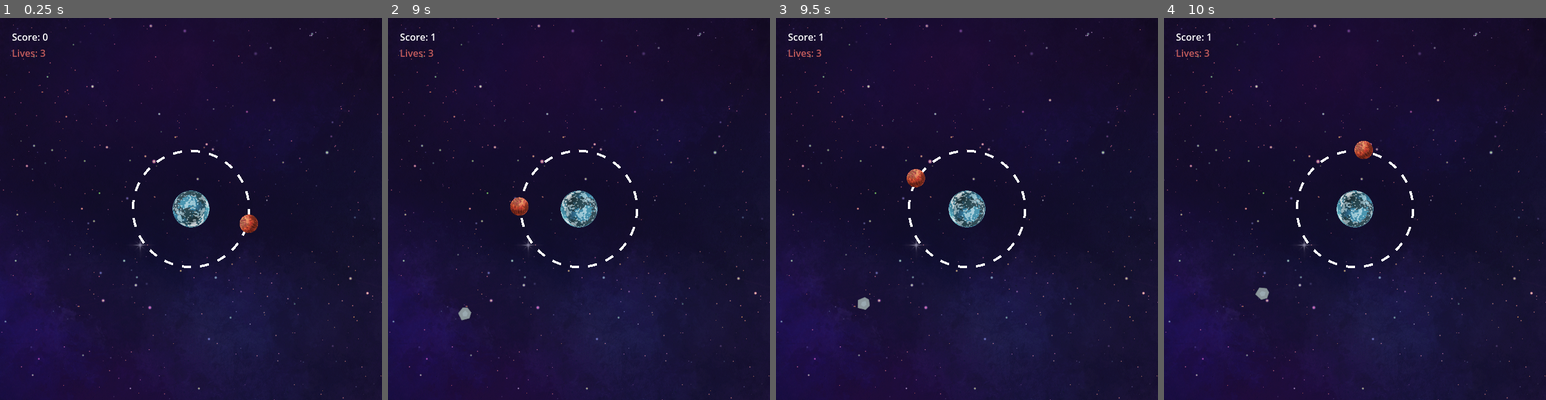
Above: before the commit, frames 1-4 (left to right).
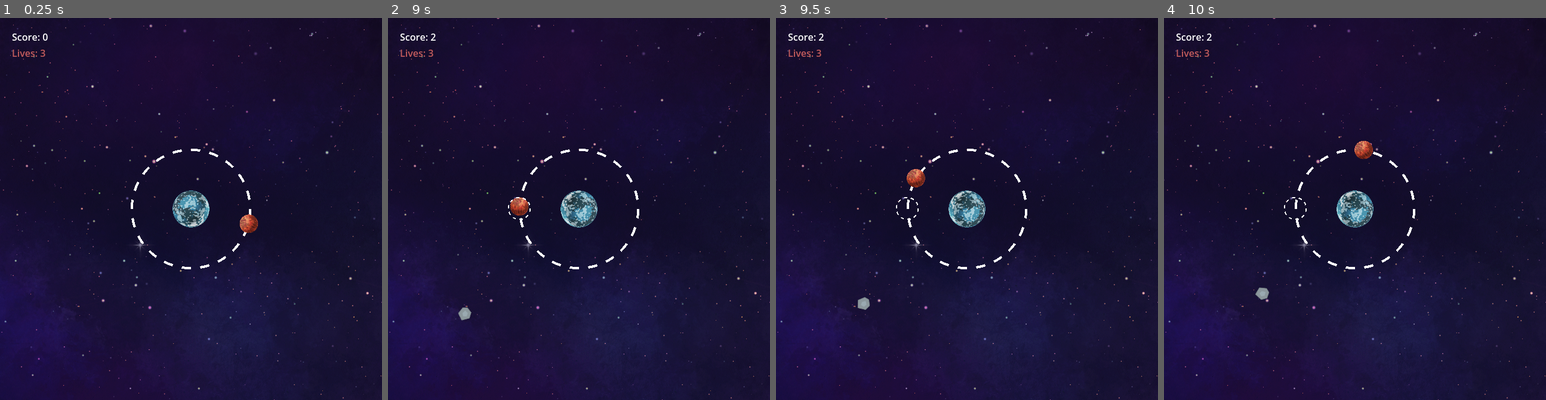
Above: after the commit, the same moments.

Repository: frostblooded/godot_wild_jam_83
Game: Godot game, scene res://scenes/main.tscn
Same seed, same stepped clock (60 frames per second), same inputs: the game is played once before the commit and once after it. The engine's default icon, where the game draws it, is replaced by a stand-in: a white triangle on a blue panel in a dark square.
Inputs:
- Up to frame 1 (0.25 s): no input
- Up to frame 2 (9 s): hold Space (speed_up_player) 0.53-1.28 s; hold Space (speed_up_player) 2.03-3.53 s; hold Space (speed_up_player) 5.78-8.03 s
- Up to frame 3 (9.5 s): no input
- Up to frame 4 (10 s): hold Space (speed_up_player) from 9.53 s (still down)

The runs differ from the first frame. In frame 1, 0.3% of the frame differs, in the area x 34-66%, y 34-66%; in frame 2, 0.3%; in frame 3, 0.3%, in the area x 11-66%, y 4-66%; in frame 4, 0.3%.

Commit message:
Add a guide that shows where the player last hit a meteor and give a bonus score point if the player manages to hit a meteor again before making a full circle around the planet after hitting the previous meteor

Diff:
--- /dev/null
+++ b/scenes/last_meteor_hit_guide.tscn
@@ -0,0 +1,17 @@
+[gd_scene load_steps=4 format=3 uid="uid://dnau411wgulhu"]
+
+[ext_resource type="Shader" uid="uid://b8vrup4frlrjp" path="res://assets/guide_shader.gdshader" id="1_kih43"]
+[ext_resource type="Texture2D" uid="uid://8xcg2e43l8ad" path="res://icon.svg" id="2_fiqxm"]
+
+[sub_resource type="ShaderMaterial" id="ShaderMaterial_giin0"]
+shader = ExtResource("1_kih43")
+shader_parameter/color = Color(1, 1, 1, 1)
+shader_parameter/diameter = 1.0
+shader_parameter/thickness = 0.05
+shader_parameter/frequency = 10.0
+shader_parameter/phase = 0.0
+
+[node name="LastMeteorHitGuide" type="Sprite2D"]
+material = SubResource("ShaderMaterial_giin0")
+scale = Vector2(0.3, 0.3)
+texture = ExtResource("2_fiqxm")
--- a/scenes/planet.tscn
+++ b/scenes/planet.tscn
@@ -48,7 +48,7 @@
 
 [node name="GuideSprite" type="Sprite2D" parent="."]
 material = SubResource("ShaderMaterial_48b8c")
-scale = Vector2(1.55, 1.55)
+scale = Vector2(1.58, 1.58)
 texture = ExtResource("1_h8ms6")
 
 [node name="Player" parent="." instance=ExtResource("2_ggt7d")]
--- a/scenes/player.tscn
+++ b/scenes/player.tscn
@@ -1,7 +1,8 @@
-[gd_scene load_steps=4 format=3 uid="uid://1odw32oe70ww"]
+[gd_scene load_steps=5 format=3 uid="uid://1odw32oe70ww"]
 
 [ext_resource type="Script" uid="uid://b0pftqqmrhrdh" path="res://scripts/player.gd" id="1_g2els"]
 [ext_resource type="Texture2D" uid="uid://cbeyx6wwup1fg" path="res://assets/player.png" id="2_g2els"]
+[ext_resource type="PackedScene" uid="uid://dnau411wgulhu" path="res://scenes/last_meteor_hit_guide.tscn" id="2_qhqgy"]
 
 [sub_resource type="CircleShape2D" id="CircleShape2D_g2els"]
 radius = 15.0
@@ -12,6 +13,7 @@
 _area = NodePath("Area2D")
 _sprite = NodePath("Sprite2D")
 _sprite_rotation_speed = -0.6
+_last_meteor_hit_guide_scene = ExtResource("2_qhqgy")
 
 [node name="Sprite2D" type="Sprite2D" parent="."]
 scale = Vector2(0.03, 0.03)
--- a/scripts/game_manager.gd
+++ b/scripts/game_manager.gd
@@ -24,6 +24,6 @@
     else:
         _lives_label.text = "GAME OVER"
 
-func on_score_increased() -> void:
-    _current_score += 1
+func on_score_increased(amount: int) -> void:
+    _current_score += amount
     _score_label.text = "Score: " + str(_current_score)
--- a/scripts/globals/event_bus.gd
+++ b/scripts/globals/event_bus.gd
@@ -1,4 +1,4 @@
 extends Node
 
 signal lost_life
-signal increased_score
+signal increased_score(amount: int)
--- a/scripts/player.gd
+++ b/scripts/player.gd
@@ -7,8 +7,11 @@
 @export var _area: Area2D
 @export var _sprite: Sprite2D
 @export var _sprite_rotation_speed: float = 1.0
+@export var _last_meteor_hit_guide_scene: PackedScene
 
 var _angle: float = 0.0
+var _angle_since_last_meteor_hit: float = 0.0
+var _last_meteor_hit_guide: Node2D
 
 func _enter_tree() -> void:
     _area.area_entered.connect(_on_hit)
@@ -22,7 +25,10 @@
     if Input.is_action_pressed("speed_up_player"):
         used_rotation_speed *= increased_orbiting_mult
 
-    _angle += used_rotation_speed * delta
+    var gained_angle: float = used_rotation_speed * delta
+    _angle += gained_angle
+    _update_last_meteor_hit_guide(gained_angle)
+
     position = Globals.get_position_on_circle(Vector2.ZERO, orbiting_radius, _angle)
 
 func _process(delta: float) -> void:
@@ -31,4 +37,28 @@
 func _on_hit(area: Area2D) -> void:
     if area.owner.is_in_group("meteorites"):
         area.owner.queue_free()
-        EventBus.increased_score.emit()
+        EventBus.increased_score.emit(_get_meteor_score_increase())
+        _on_meteor_hit_update_last_meteor_hit_guide()
+        _angle_since_last_meteor_hit = 0.0
+
+func _update_last_meteor_hit_guide(gained_angle: float) -> void:
+    if _last_meteor_hit_guide == null:
+        return
+
+    _angle_since_last_meteor_hit += gained_angle
+
+    if _angle_since_last_meteor_hit > PI * 2:
+        _last_meteor_hit_guide.queue_free()
+
+func _on_meteor_hit_update_last_meteor_hit_guide() -> void:
+    if _last_meteor_hit_guide == null:
+        _last_meteor_hit_guide = _last_meteor_hit_guide_scene.instantiate() as Node2D
+        get_tree().root.add_child(_last_meteor_hit_guide)
+
+    _last_meteor_hit_guide.global_position = global_position
+
+func _get_meteor_score_increase() -> int:
+    if _angle_since_last_meteor_hit <= PI * 2:
+        return 2
+
+    return 1
